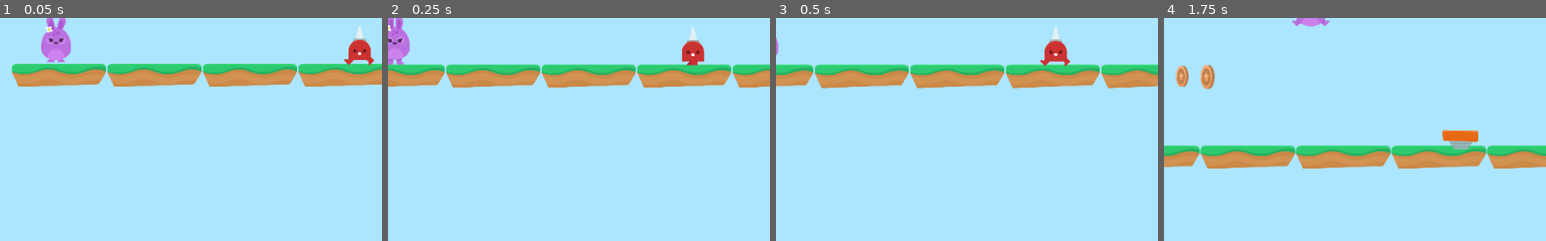
Above: before the commit, frames 1-4 (left to right).
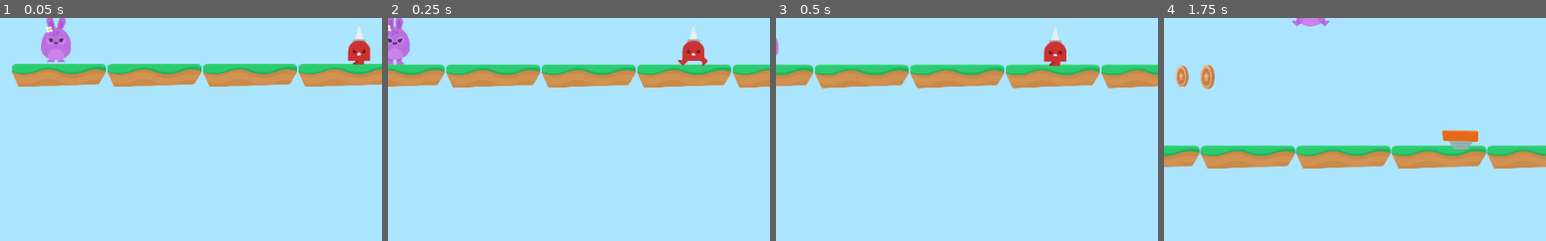
Above: after the commit, the same moments.

Repository: rtaibah/bunny-hop
Game: Godot game, scene res://Levels/Level1.tscn
Same seed, same stepped clock (60 frames per second), same inputs: the game is played once before the commit and once after it.
Inputs:
- Up to frame 1 (0.05 s): no input
- Up to frame 2 (0.25 s): no input
- Up to frame 3 (0.5 s): no input
- Up to frame 4 (1.75 s): hold D (right) from 0.53 s (still down); tap W (jump) at 0.77, 1.52 s
The pictures show only the part of the screen within x 7-57%, y 45-95%; the shares and areas given below are measured in that part.

The runs differ from the first frame. In frame 1, 0.3% of the frame differs, in the area x 90-98%, y 3-22%; in frame 2, 0.3%; in frame 3, 0.3%, in the area x 69-77%, y 3-22%; in frame 4, nothing differs.

Commit message:
Bug fixes
Co-Authored-By: K9INE <68145768+K9INE@users.noreply.github.com>

Diff:
--- a/Hazards/Hazards.gd
+++ b/Hazards/Hazards.gd
@@ -1,4 +1,5 @@
 extends Area2D
 
 func _on_SpikesTop_body_entered(body):
+	print("ouch")
 	get_tree().call_group("Gamestate","hurt")
--- a/Items/Portal.gd
+++ b/Items/Portal.gd
@@ -1,5 +1,4 @@
 extends Node2D
-
 
 func _on_Area2D_body_entered(body):
 	get_tree().call_group("Gamestate", "new_level")
--- a/Levels/GameState.gd
+++ b/Levels/GameState.gd
@@ -1,45 +1,51 @@
 extends Node2D
 
-var lives = 4
-var coins = 0
-var target_number_of_coins = 10
-var level_number = 1
-const FINAL_LEVEL = 2
 
 func _ready():
 	add_to_group("Gamestate")
 	update_GUI()
 
+
 func hurt():
-	lives -= 1
+	global_vars.lives -= 1
 	$Player.hurt()
 	update_GUI()
-	if lives < 0:
+	if global_vars.lives < 0:
 		end_game()
 
+
 func update_GUI():
-	get_tree().call_group("GUI", "update_GUI", lives, coins)
+	get_tree().call_group("GUI", "update_GUI", global_vars.lives, global_vars.coins)
 
 
 func coin_up():
-	coins += 1
+	global_vars.coins += 1
 	update_GUI()
-	var multiple_of_coins = coins % target_number_of_coins
+	var multiple_of_coins = global_vars.coins % global_vars.target_number_of_coins
 	if multiple_of_coins == 0:
 		life_up()
 
+
 func life_up():
-	lives += 1
+	global_vars.lives += 1
 	update_GUI()
 
+
 func new_level():
-	level_number = level_number + 1
-	get_tree().change_scene("res://Levels/Level"+str(level_number)+".tscn")
+	if global_vars.level_number == global_vars.FINAL_LEVEL:
+		print("VICTORY")
+		get_tree().change_scene("res://Levels/Vicotry.tscn")
 
-
+	elif global_vars.level_number < global_vars.FINAL_LEVEL:
+		global_vars.level_number += 1
+		print(global_vars.level_number)
+		get_tree().change_scene("res://Levels/Level"+str(global_vars.level_number)+".tscn")
 
 
 func end_game():
+	global_vars.lives = 4
+	global_vars.coins = 0
+	global_vars.level_number = 1
 	get_tree().change_scene("res://Levels/GameOver.tscn")
 
 func win_game():
--- a/Levels/Level2.tscn
+++ b/Levels/Level2.tscn
@@ -16,8 +16,11 @@
 [node name="Level2" type="Node2D"]
 script = SubResource( 1 )
 
+[node name="Spikeman" parent="." instance=ExtResource( 5 )]
+position = Vector2( 1821.51, 1530.18 )
+
 [node name="Player" parent="." instance=ExtResource( 3 )]
-position = Vector2( 536.883, 900.881 )
+position = Vector2( 1094.08, 711.377 )
 
 [node name="GUI" parent="." instance=ExtResource( 2 )]
 
@@ -124,14 +127,3 @@
 
 [node name="Cloud2" parent="Clouds" instance=ExtResource( 7 )]
 position = Vector2( 22078.7, -118.794 )
-
-[node name="Spikeman" type="Node" parent="."]
-
-[node name="Spikeman" parent="Spikeman" instance=ExtResource( 5 )]
-position = Vector2( 1798.88, 1527.35 )
-
-[node name="Spikeman2" parent="Spikeman" instance=ExtResource( 5 )]
-position = Vector2( 4936.74, 687.308 )
-
-[node name="Spikeman3" parent="Spikeman" instance=ExtResource( 5 )]
-position = Vector2( 7804.76, 687.308 )
--- a/NPCs/Spikeman.tscn
+++ b/NPCs/Spikeman.tscn
@@ -7,14 +7,14 @@
 
 [sub_resource type="SpriteFrames" id=1]
 animations = [ {
+"frames": [ ExtResource( 1 ), ExtResource( 2 ) ],
+"loop": true,
+"name": "walk",
+"speed": 5.0
+}, {
 "frames": [ ExtResource( 3 ) ],
 "loop": true,
 "name": "stand",
-"speed": 5.0
-}, {
-"frames": [ ExtResource( 1 ), ExtResource( 2 ) ],
-"loop": true,
-"name": "walk",
 "speed": 5.0
 } ]
 
@@ -73,11 +73,11 @@
 [node name="AnimatedSprite" type="AnimatedSprite" parent="Area2D"]
 frames = SubResource( 1 )
 animation = "walk"
+frame = 1
 playing = true
 flip_h = true
 
 [node name="CollisionShape2D" type="CollisionShape2D" parent="Area2D"]
-visible = false
 position = Vector2( 0, 0.211945 )
 shape = SubResource( 2 )
 
--- a/Player/Player.gd
+++ b/Player/Player.gd
@@ -22,7 +22,8 @@
 
 func apply_gravity():
 	if position.y > WORLD_LIMIT:
-		get_tree().call_group("Gamestate","end_game")
+		get_tree().call_group("Gamestate","hurt")
+		get_tree().reload_current_scene()
 	elif  is_on_floor() and motion.y > 0 :
 		motion.y = 0
 	elif is_on_ceiling():
--- /dev/null
+++ b/global_vars.gd
@@ -0,0 +1,7 @@
+extends Node
+
+var lives = 4
+var coins = 0
+var target_number_of_coins = 10
+var level_number = 1
+const FINAL_LEVEL = 2
--- a/project.godot
+++ b/project.godot
@@ -18,6 +18,10 @@
 config/name="Hoppy Days"
 run/main_scene="res://Levels/Level1.tscn"
 config/icon="res://icon.png"
+
+[autoload]
+
+global_vars="*res://global_vars.gd"
 
 [input]
 
